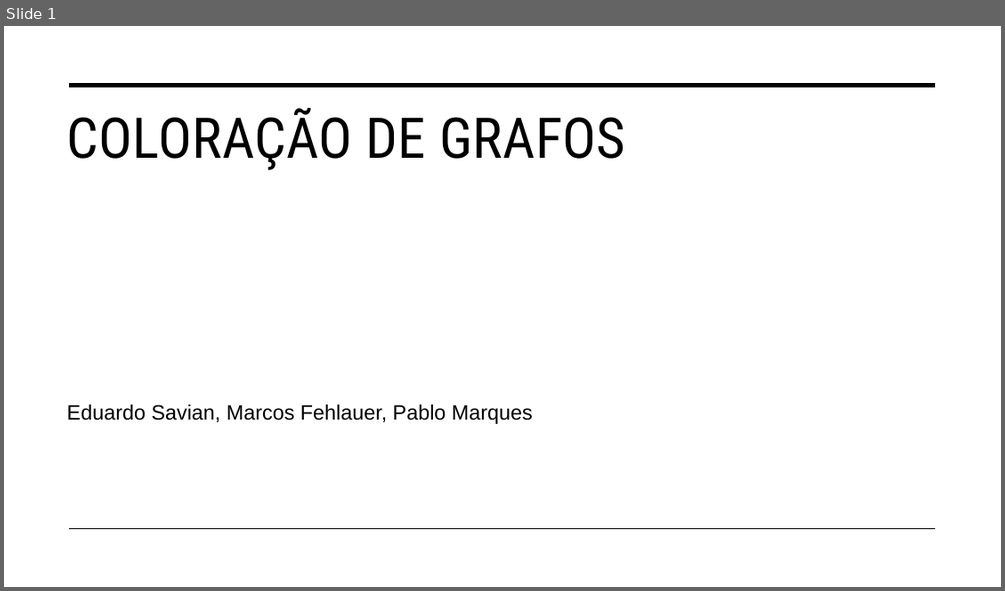
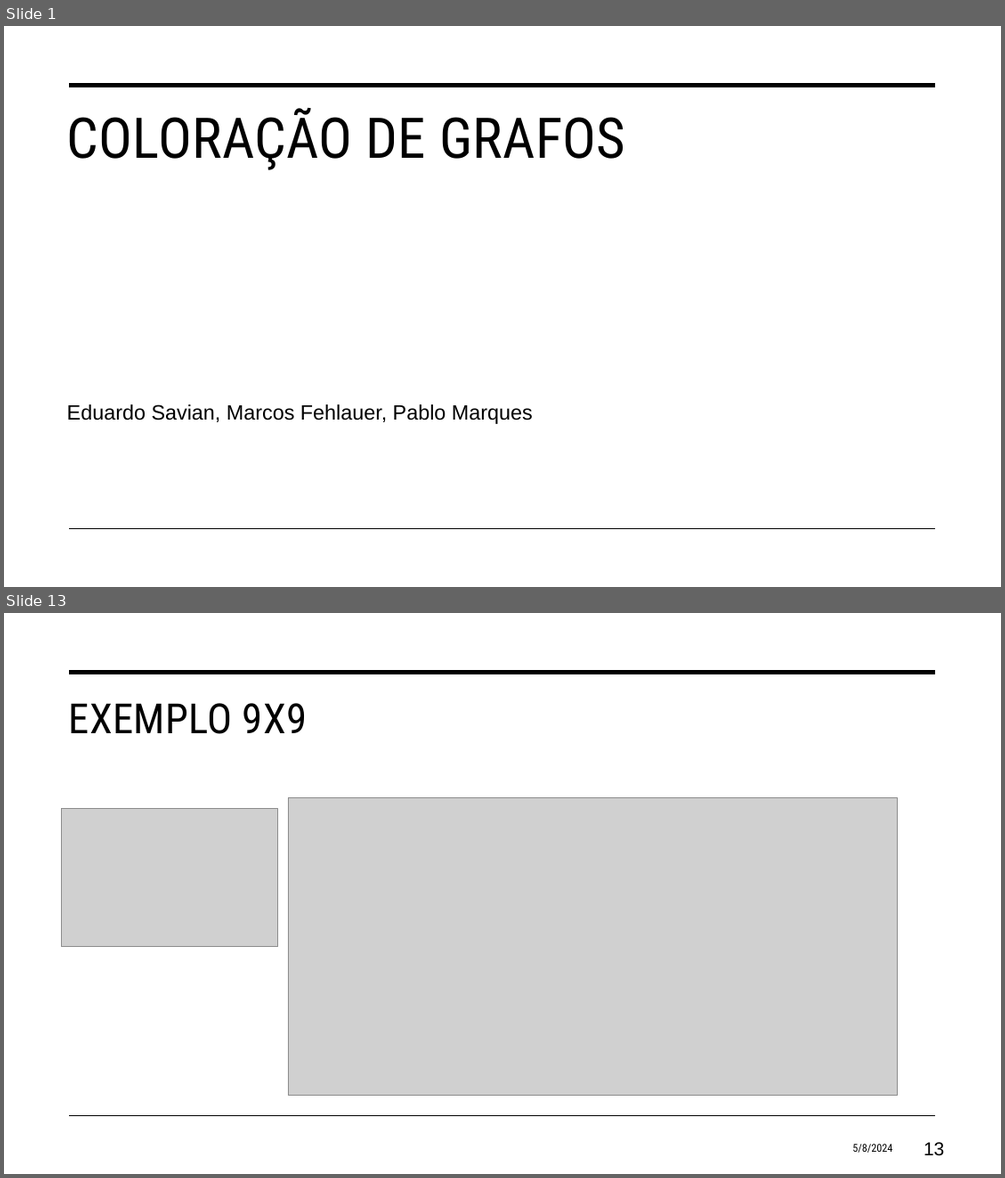
Before and after one commit to eduardosavian/graph-coloring, a slide deck: Presentation.pptx. Shown one above the other, each under a label of ours: slide 1 before the commit, slides 1 and 13 after it; the slides between them are not shown. The pictures are 1005x591 and 1005x1178 pixels, drawn with LibreOffice and Linux fonts; fonts in the diff are those of the drawing; grey boxes stand for pictures. Boxes give left, top, right and bottom in pixels: in the first picture for what was removed or moved away, otherwise in the second. Text is boxed around its words. In the diff, an @@ line names an element or a change of style, - is before the commit and + after.

```diff
--- a/Presentation.pptx
+++ b/Presentation.pptx
@@ slide 13 added at <box>4,613,1001,1174</box>, background #FFFFFF; not listed: 2 template elements that a slide beside it also shows @@
@@ title added at <box>69,703,307,734</box>, 40 pt, text #000000 @@
+EXEMPLO 9X9
@@ picture added at <box>288,798,897,1095</box> @@
@@ picture added at <box>62,809,278,947</box> @@
@@ text added at <box>852,1143,892,1152</box>, 10.5 pt, text #000000 @@
+5/8/2024
@@ page number added at <box>923,1142,944,1156</box>, 18 pt, text #000000 @@
+13
```
Also in this commit, not shown: 4 slides changed, 10 other slides added, 3 other files.
